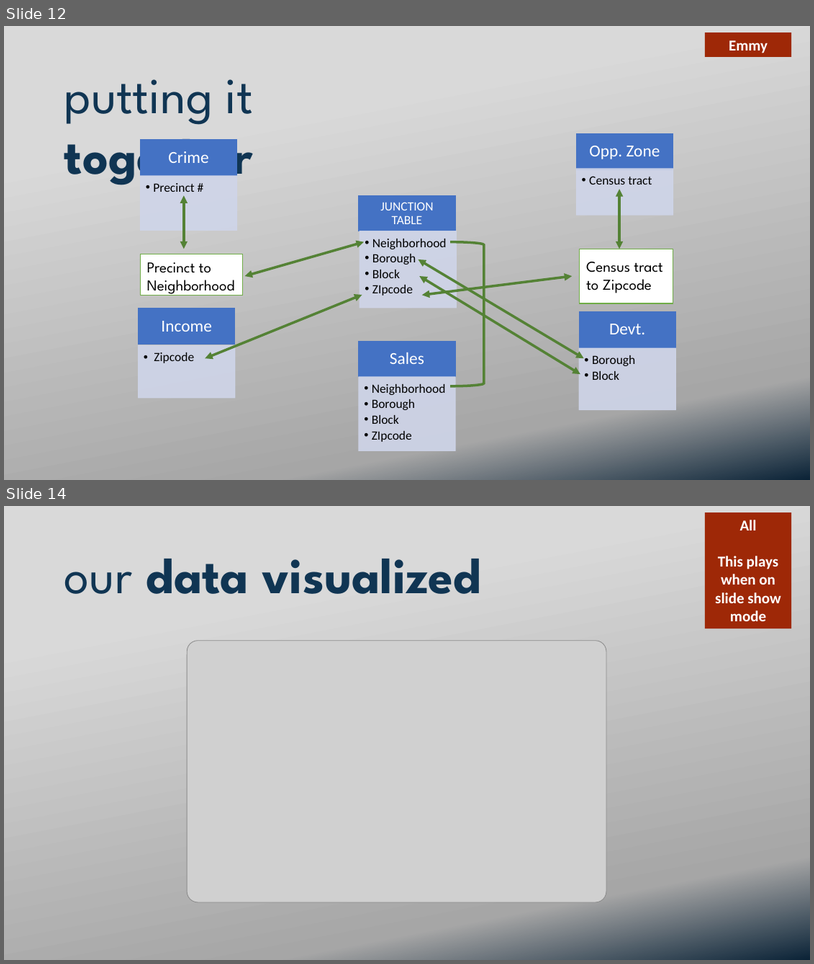
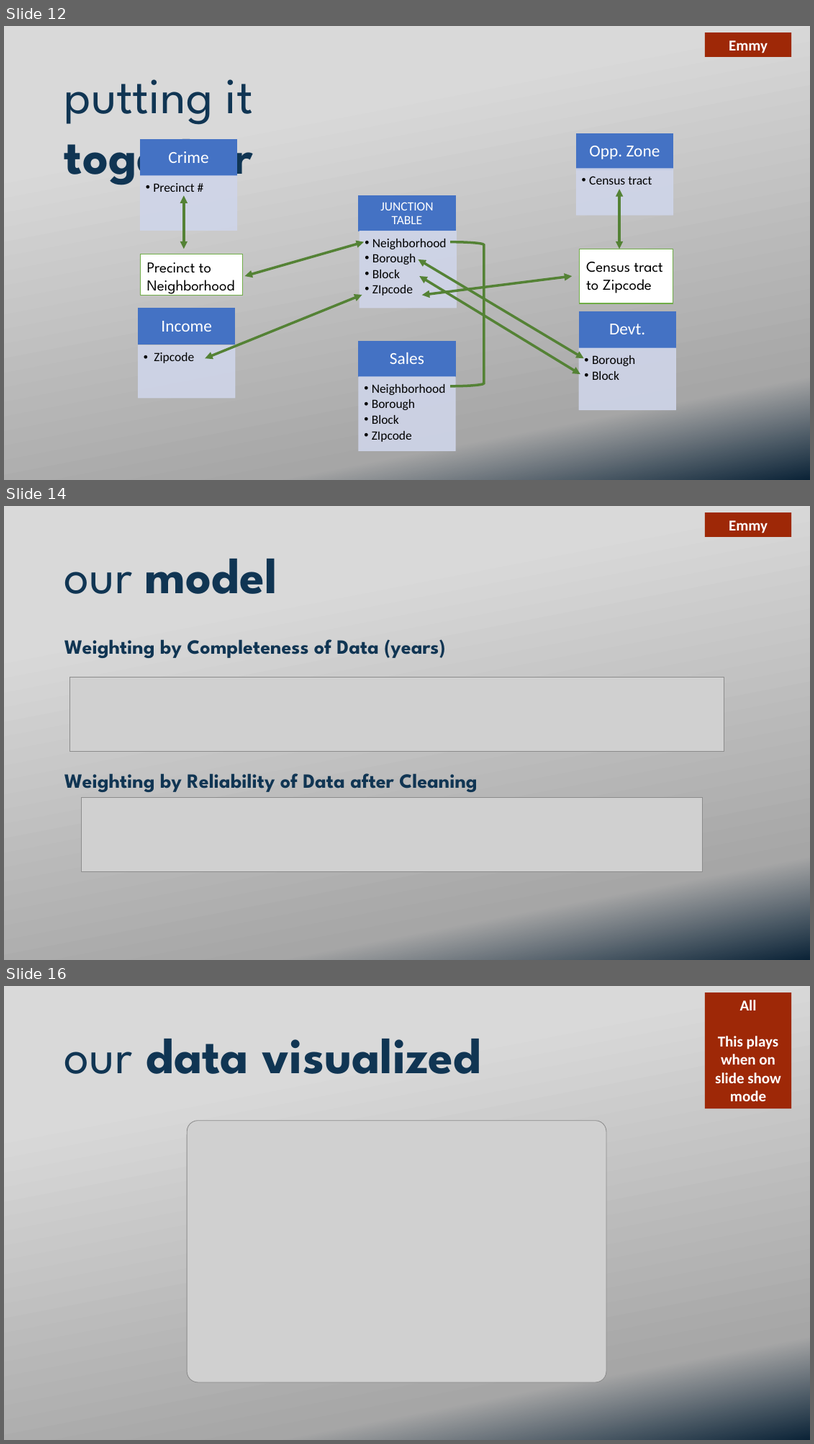
Before and after one commit to ekuo651/NYC-RE-Neighborhood-Trends, a slide deck: Presentation.pptx. Shown one above the other, each under a label of ours: slides 12 and 14 before the commit, slides 12, 14 and 16 after it; the slides between them are not shown. The pictures are 814x964 and 814x1444 pixels, drawn with LibreOffice and Linux fonts; fonts in the diff are those of the drawing; grey boxes stand for pictures; background and template pictures are left out. Boxes give left, top, right and bottom in pixels: in the first picture for what was removed or moved away, otherwise in the second. Text is boxed around its words. In the diff, an @@ line names an element or a change of style, - is before the commit and + after.

Commit message:
added slides for the model and calculations

```diff
--- a/Presentation.pptx
+++ b/Presentation.pptx
@@ slide 14 added at [4, 506, 810, 960], background picture (left out) @@
@@ rectangle added at [705, 512, 792, 537], fill #9E2807, 18 pt, text #FFFFFF, bold @@
+Emmy
@@ text added at [64, 559, 278, 594], 60 pt, text #113553, bold @@
+our model
@@ text added at [64, 639, 445, 658], 24 pt, text #113553, bold @@
+Weighting by Completeness of Data (years)
@@ picture added at [70, 677, 724, 751] @@
@@ text added at [64, 773, 477, 792], 24 pt, text #113553, bold @@
+Weighting by Reliability of Data after Cleaning
@@ picture added at [81, 798, 702, 872] @@
@@ what was slide 14 is now slide 16 @@
```
Also in this commit, not shown: 2 other slides added, 1 slide removed.
